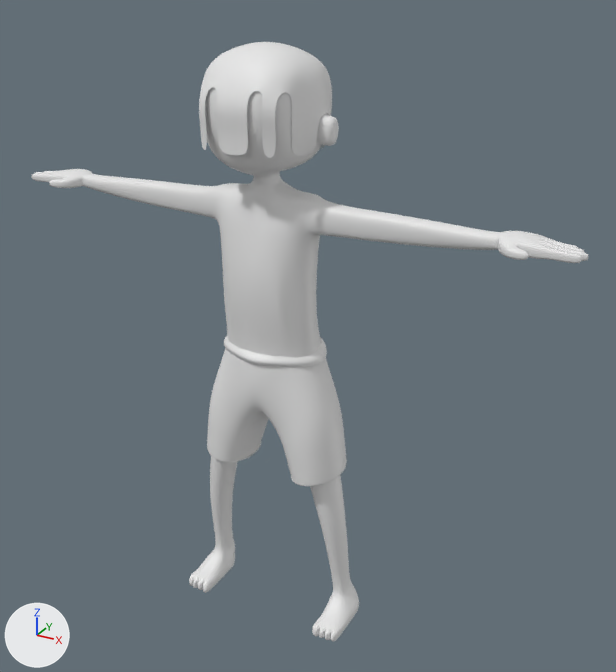
Before and after pictures for a commit that changed the Blender file actors/character/model/Player_model.blend.
One viewpoint serves both versions: a 50 mm lens placed at (1.143, -1.866, 1.85), pointed at (0.077, 0.073, 0.881). Lighting does not change. The marker at lower left points along +X, +Y and +Z.

The first picture shows 'Cloath', 'Skin', 'Skin.001'.
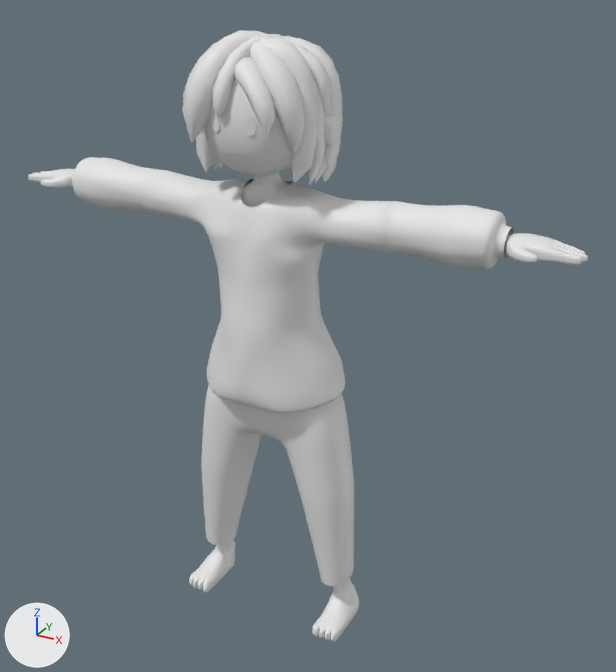
Where the change shows, as pixel boxes [x1, y1, x2, y2] in the pictures (616 x 672 px; the box of a moved part takes in the faces that stretch with it):
'Clothing', added
    after: [72, 157, 514, 586]
'Skin', reshaped
    before: [32, 87, 588, 641]
    after: [28, 71, 588, 641]
'Cloath', deleted
    before: [207, 336, 347, 486]
'Skin.001', deleted
    before: [199, 42, 332, 158]
'Hair-2', shown
    after: [182, 30, 305, 154]
'Hair-1', shown
    after: [196, 36, 343, 186]
'Face', added
    after: [212, 114, 256, 160]
part 1 of me_cube_002, deleted
    before: [213, 113, 258, 135]
part 2 of me_cube_002, deleted
    before: [226, 154, 251, 159]
part 3 of me_cube_002, moved or reshaped
    before: [32, 87, 588, 582]
    after: [28, 88, 588, 603]

What changed in the scene script:
```text
Add mat_character_material_001:
    mat_character_material_001 = principled_material('Character_Material.001')
    mat_character_material_001.base_color = (0.8, 0.8, 0.8)  # white #e7e7e7
Change me_cube_002:
    used by ob_skin; location = (0.0, 0.0, 1.527); scale = (0.203, 0.203, 0.203)
    remove me_cube_002.from_pydata(...)  # 541 vertices, 516 faces; spans x 0.0..4.05, y -0.75..0.82, z -7.59..0.73
    add me_cube_002.from_pydata(...)  # 471 vertices, 440 faces, 1 loose edge; spans x 0.0..4.06, y -0.78..0.82, z -7.59..0.73
    me_cube_002 part 1: the loose piece of 4 vertices spanning x 0.17..0.32, y -0.75..-0.71, z -0.27..-0.03 is deleted
    me_cube_002 part 2: the loose piece of 4 vertices spanning x 0.0..0.19, y -0.68..-0.65, z -0.57..-0.47 is deleted
    me_cube_002 part 3: 21 vertices moved from x 0.0..3.83, y -0.75..0.15, z -1.37..-0.02 to x 0.0..3.83, y -0.78..0.15, z -1.37..-0.02; 264 vertices removed from x 0.0..4.05, y -0.49..0.65, z -5.8..-1.08; 202 vertices added at x 0.7..4.06, y -0.43..0.4, z -7.23..-1.17
Add me_cube_005:
    me_cube_005.from_pydata([(0.174, -0.771, -0.039), (0.176, -0.774, -0.275), (0.314, -0.748, -0.034), (0.315, -0.751, -0.261), (0.0, -0.699, -0.532), (0.19, -0.684, -0.573), (0.0, -0.721, -0.478), (0.188, -0.715, -0.521)], [], [(3, 2, 0, 1), (5, 7, 6, 4)])
    me_cube_005.polygons.foreach_set('use_smooth', [True] * 2)
    me_cube_005.materials.append(mat_character_material)  # its picture is missing
Add me_cube_004:
    me_cube_004.from_pydata(...)  # 748 vertices, 718 faces; spans x -3.18..3.18, y -0.81..0.87, z -6.87..-0.9
    me_cube_004.materials.append(mat_character_material_001)  # its picture is missing
Remove ob_cloath:
    ob_cloath = bpy.data.objects.new('Cloath', me_cube_001)
    ob_cloath.location = (0.0, 0.0, 1.527)
    ob_cloath.scale = (0.203, 0.203, 0.203)
    _m = ob_cloath.modifiers.new('Mirror', 'MIRROR')
    _m.use_clip = True
    _m = ob_cloath.modifiers.new('Subdivision', 'SUBSURF')
Change ob_hair_1:
    remove ob_hair_1.hide_set(True)
Change ob_hair_2:
    remove ob_hair_2.hide_set(True)
Remove ob_skin_001:
    ob_skin_001 = bpy.data.objects.new('Skin.001', me_cube_003)
    ob_skin_001.location = (0.0, 0.0, 1.527)
    ob_skin_001.scale = (0.203, 0.203, 0.203)
    _m = ob_skin_001.modifiers.new('Mirror', 'MIRROR')
    _m.use_clip = True
    _m = ob_skin_001.modifiers.new('Subdivision', 'SUBSURF')
Add ob_face:
    ob_face = bpy.data.objects.new('Face', me_cube_005)
    ob_face.location = (0.0, 0.0, 1.527)
    ob_face.scale = (0.203, 0.203, 0.203)
    _m = ob_face.modifiers.new('Mirror', 'MIRROR')
    _m.use_clip = True
    _m = ob_face.modifiers.new('Subdivision', 'SUBSURF')
Add ob_clothing:
    ob_clothing = bpy.data.objects.new('Clothing', me_cube_004)
    ob_clothing.location = (0.0, 0.0, 1.527)
    ob_clothing.scale = (0.203, 0.203, 0.203)
    _m = ob_clothing.modifiers.new('Subdivision', 'SUBSURF')
```
